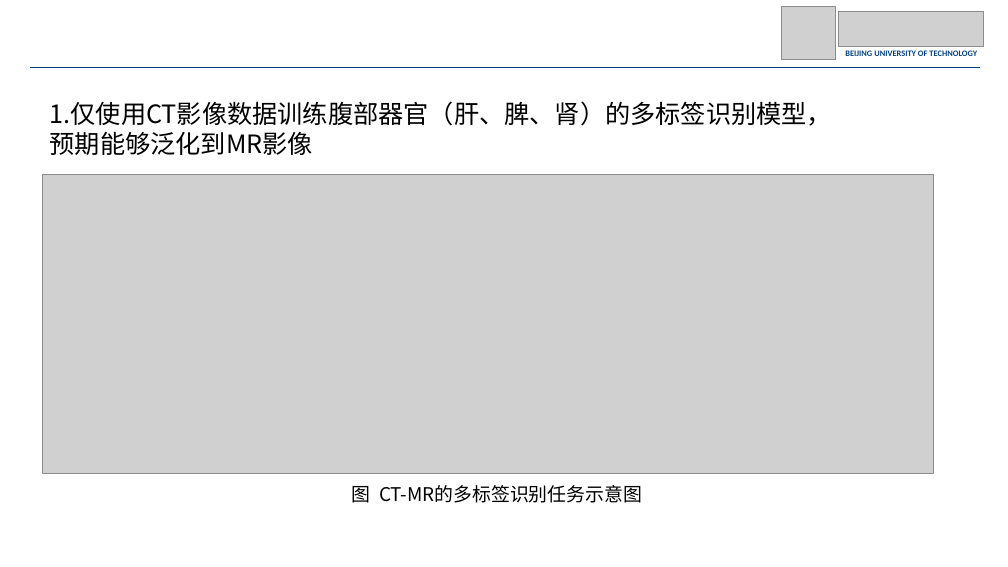
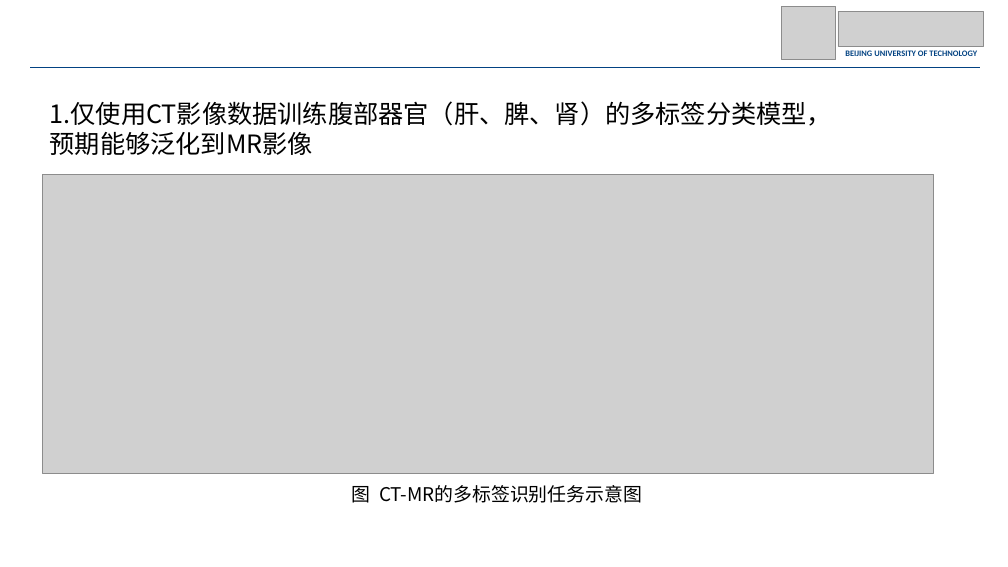
Before and after one commit to JohnnyM1ng/dissertation-proposal, a slide deck: slide 14 of 开题/开题_1210.pptx. Drawn at 1008x567 pixels with LibreOffice and Linux fonts; fonts in the diff are those of the drawing; grey boxes stand for pictures. Boxes give left, top, right and bottom in pixels: in the first picture for what was removed or moved away, otherwise in the second. Text is boxed around its words. In the diff, an @@ line names an element or a change of style, - is before the commit and + after.

```diff
--- a/开题/开题_1210.pptx
+++ b/开题/开题_1210.pptx
@@ text at <box>50,101,832,126</box>: text changed @@
-1.仅使用CT影像数据训练腹部器官（肝、脾、肾）的多标签识别模型，
+1.仅使用CT影像数据训练腹部器官（肝、脾、肾）的多标签分类模型，
```
Also in this commit, not shown: 13 other slides changed, 3 slides removed, 3 other files.
